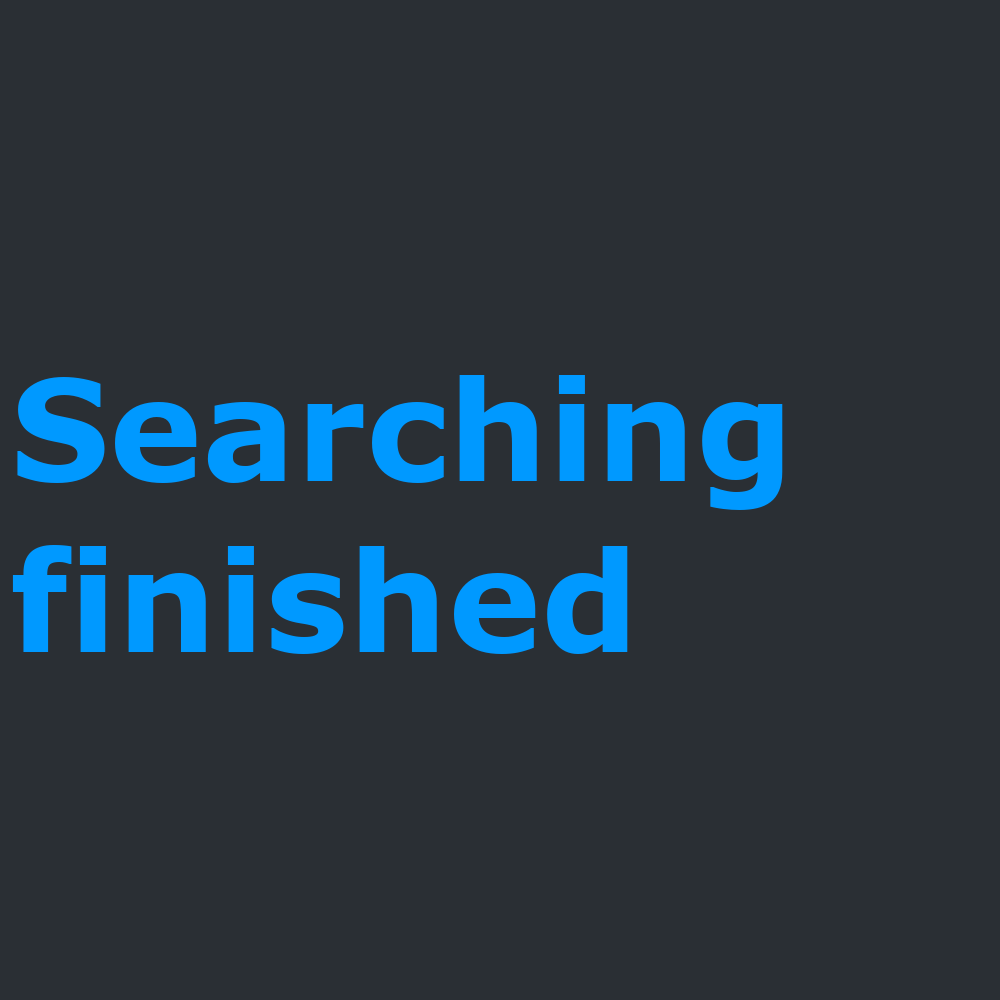
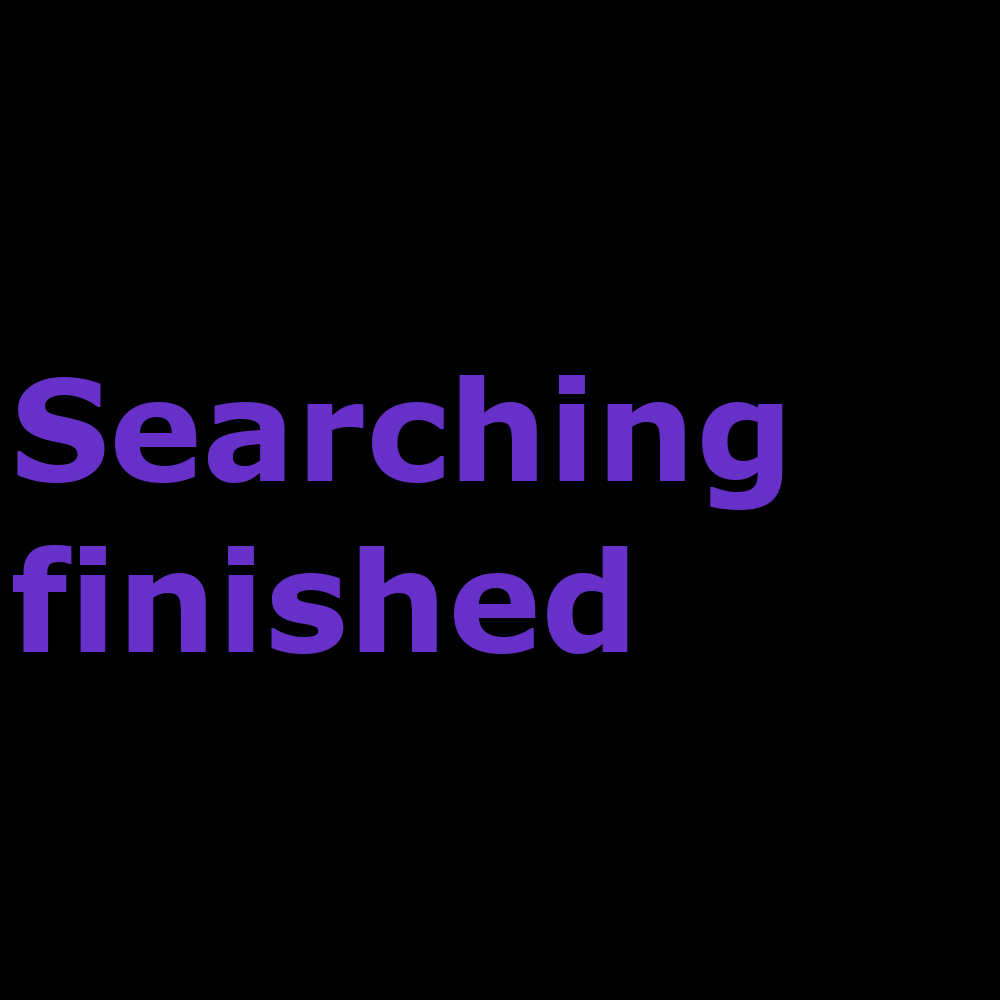
The second 1000px x 1000px image is a revision of the first. Changes to its layers:
painted on "Searching finished" over [12, 375, 783, 654]
painted on "Background" over [0, 0, 1000, 1000]
